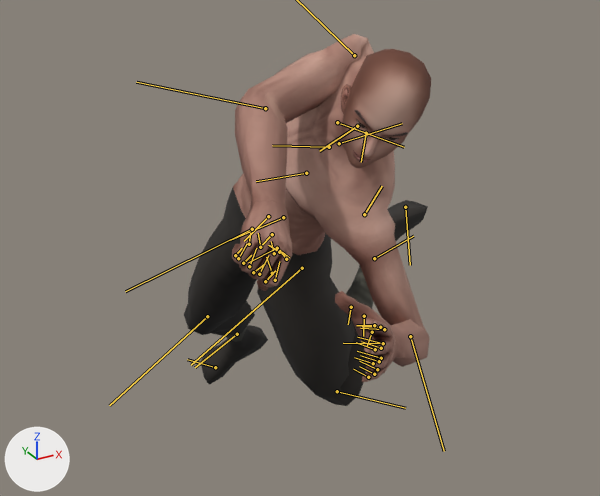
A saved change to the FBX model Anim/Sword_Skill_hualongsanjian.FBX.
Before and after are seen from a camera (50 mm lens) standing at (-0.93, -4.47, 2.62) and looking at (-0.02, -2.82, 1.8). The axes (+X, +Y, +Z) are drawn at lower left. The lights are the same throughout. Both versions are drawn at frame 31 of the action 'Take 001'; the numbers are the values there. The bones that bend it are drawn over the model as lines.

The first picture shows 'Man_Body_0', 'Man_Face_0', '对象003'.
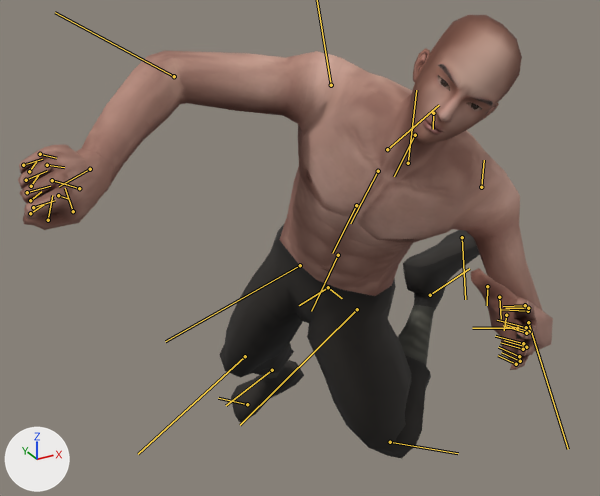
Location of each change, (x1, y1, x2, y2) in pixels of the pictures (600 x 496 px):
'Man_Body_0', posed (169% wider, 8% shorter): before (232, 34, 430, 382); after (18, 51, 553, 370)
'对象003', posed (7% wider, 8% taller): before (184, 188, 428, 406); after (219, 223, 480, 458)
'Man_Face_0', posed (24% wider, 8% taller): before (341, 49, 431, 168); after (410, 15, 522, 144)
bone 'Bip001 Spine', root to tip: before (283, 217) to (230, 240); after (338, 255) to (311, 311)
bone 'Bip001 Spine1', root to tip: before (306, 173) to (256, 181); after (356, 205) to (332, 253)
bone 'Bip001 Spine2', root to tip: before (329, 147) to (272, 145); after (378, 171) to (350, 223)
bone 'Bip001 Neck', root to tip: before (357, 126) to (319, 151); after (415, 135) to (394, 176)
bone 'Bip001 Head', root to tip: before (366, 133) to (361, 162); after (433, 113) to (433, 129)
bone 'Bip001 L UpperArm', root to tip: before (364, 214) to (382, 186); after (481, 187) to (484, 160)
bone 'Bip001 R Forearm', root to tip: before (265, 108) to (136, 82); after (174, 76) to (55, 12)
bone 'Bip001 R Hand', root to tip: before (268, 216) to (244, 241); after (90, 169) to (59, 186)
bone 'Bip001 L Thigh', root to tip: before (302, 268) to (191, 365); after (357, 309) to (240, 425)
bone 'Bip001 R Thigh', root to tip: before (252, 229) to (125, 291); after (300, 265) to (165, 341)

What the commit changed:
Bone 'Root' (bone_root) moves from (0.0, -265.9, 0.0) to (0.0, -292.7, 0.0).
Bone 'Bip001 Spine' (bone_bip001_spine) turns from (-12, -11, 17) to (19, -5, 21) degrees about its own x, y and z.
Bone 'Bip001 Spine1' (bone_bip001_spine1) turns from (-12, -11, 6) to (-1, -7, 7) degrees about its own x, y and z.
Bone 'Bip001 Spine2' (bone_bip001_spine2) turns from (-12, -11, 6) to (-1, -7, 7) degrees about its own x, y and z.
Bone 'Bip001 Neck' (bone_bip001_neck) turns from (32, -25, -7) to (1, 5, -15) degrees about its own x, y and z.
Bone 'Bip001 Head' (bone_bip001_head) turns from (16, 30, -36) to (1, -7, -27) degrees about its own x, y and z.
Bone 'Bip001 L UpperArm' (bone_bip001_l_upperarm) turns from (-49, -34, 10) to (-9, -8, -40) degrees about its own x, y and z.
Bone 'Bip001 R UpperArm' (bone_bip001_r_upperarm) turns from (-6, -22, -135) to (-23, 16, -46) degrees about its own x, y and z.
Bone 'Bip001 R Forearm' (bone_bip001_r_forearm) turns from (0, 0, -22) to (0, 0, -33) degrees about its own x, y and z.
Bone 'Bip001 R Hand' (bone_bip001_r_hand) turns from (-8, 3, -13) to (-27, 19, -31) degrees about its own x, y and z.
Bone 'Bip001 L Thigh' (bone_bip001_l_thigh) moves from (-1.7, -1.9, -2.3) to (-0.8, 4.4, 0.1).
Bone 'Bip001 L Thigh' (bone_bip001_l_thigh) turns from (-13, 35, -6) to (22, 24, 19) degrees about its own x, y and z.
Bone 'Bip001 R Thigh' (bone_bip001_r_thigh) moves from (1.2, 1.5, -2.9) to (0.5, -1.5, -1.1).
Bone 'Bip001 R Thigh' (bone_bip001_r_thigh) turns from (-9, 10, 8) to (22, -2, 12) degrees about its own x, y and z.
